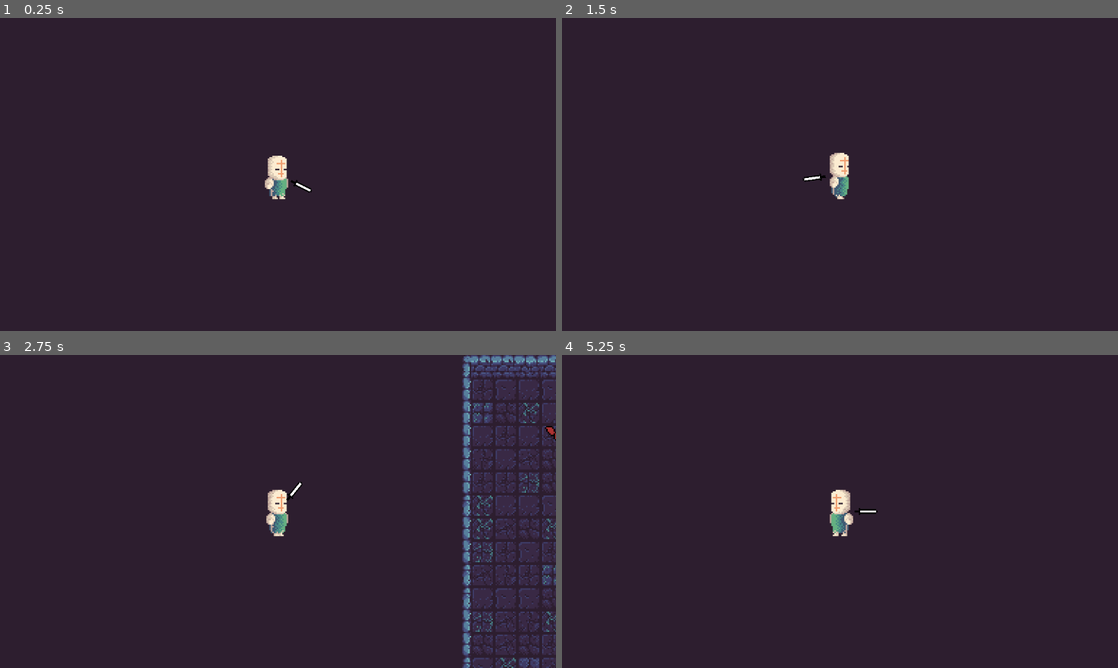
Above: before the commit, frames 1-4 (two rows, left to right).
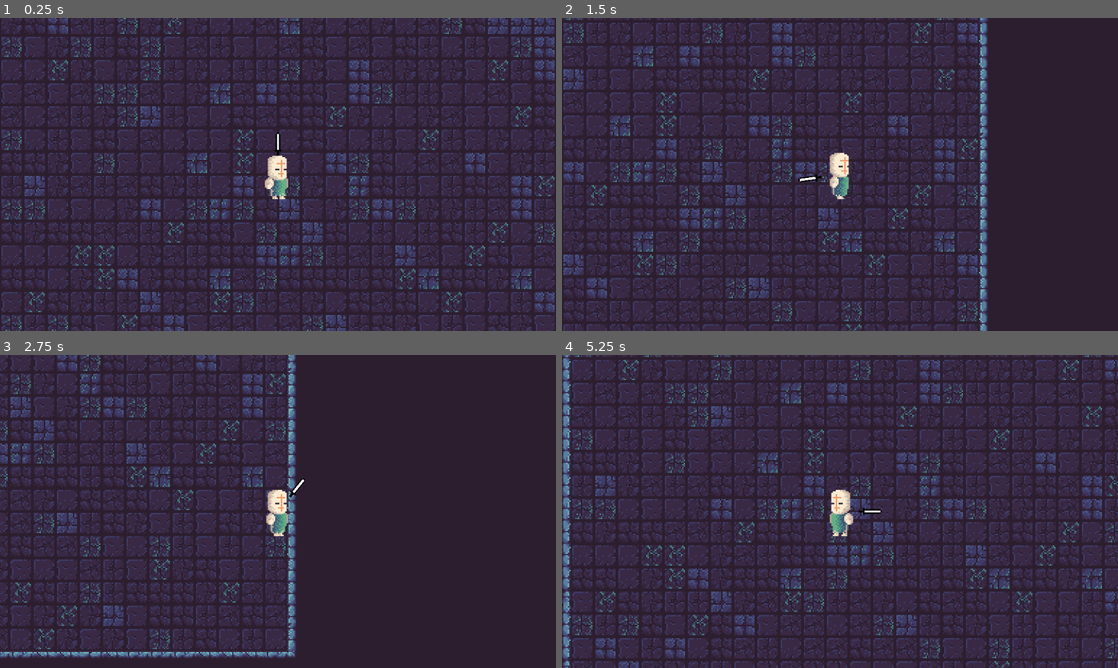
Above: after the commit, the same moments.

Repository: Shiftersout/gp-roguelite
Game: Godot game, scene res://Scenes/main_scene.tscn
Same seed, same stepped clock (60 frames per second), same inputs: the game is played once before the commit and once after it.
Inputs (mouse positions are in pixels of both pictures, inside the frame that each line leads up to):
- Up to frame 1 (0.25 s): no input
- Up to frame 2 (1.5 s): move the mouse to (962, 158) at 0.52 s; hold D (move_right) 0.53-1.28 s; click (962, 158) at 0.6 s; move the mouse to (728, 190) at 1.27 s; hold S (move_down) from 1.28 s (still down); click (728, 190) at 1.35 s
- Up to frame 3 (2.75 s): move the mouse to (333, 442) at 2.02 s; release S (move_down) at 2.03 s; hold D (move_right) from 2.03 s (still down); click (333, 442) at 2.1 s
- Up to frame 4 (5.25 s): move the mouse to (812, 574) at 2.77 s; release D (move_right) at 2.78 s; hold W (move_up) 2.78-3.53 s; click (812, 574) at 2.85 s; move the mouse to (1006, 558) at 3.52 s; hold A (move_left) 3.53-5.03 s; click (1006, 558) at 3.6 s; move the mouse to (673, 464) at 4.27 s; click (673, 464) at 4.35 s; move the mouse to (867, 511) at 5.02 s; hold S (move_down) from 5.03 s (still down); click (867, 511) at 5.1 s

The runs differ from the first frame. In frame 1, 21% of the frame differs, in the area x 0-100%, y 0-100%; in frame 2, 17%; in frame 3, 17%; in frame 4, 22%.

Commit message:
Fixed enemy pathing
-fix to enemy pathing
-changes to player weapon
-changes to collision
-added player spawn

Diff:
--- a/Scenes/Player/player.tscn
+++ b/Scenes/Player/player.tscn
@@ -143,6 +143,7 @@
 }
 
 [node name="Player" type="CharacterBody2D" groups=["player"]]
+collision_mask = 3
 motion_mode = 1
 script = ExtResource("1_hy678")
 
--- a/Scenes/Weapons/sword.tscn
+++ b/Scenes/Weapons/sword.tscn
@@ -100,7 +100,7 @@
 "times": PackedFloat32Array(0),
 "transitions": PackedFloat32Array(1),
 "update": 0,
-"values": [Vector2(6, 0)]
+"values": [Vector2(9, 0)]
 }
 tracks/2/type = "value"
 tracks/2/imported = false
@@ -200,7 +200,7 @@
 "times": PackedFloat32Array(0),
 "transitions": PackedFloat32Array(1),
 "update": 0,
-"values": [Vector2(6, 0)]
+"values": [Vector2(9, 0)]
 }
 tracks/3/type = "value"
 tracks/3/imported = false
@@ -288,7 +288,7 @@
 "times": PackedFloat32Array(0, 0.7),
 "transitions": PackedFloat32Array(0.517632, 1.68179),
 "update": 0,
-"values": [Vector2(6, 0), Vector2(7, -2)]
+"values": [Vector2(9, 0), Vector2(10, -2)]
 }
 tracks/2/type = "value"
 tracks/2/imported = false
@@ -359,7 +359,7 @@
 }
 
 [node name="Sword" type="Node2D"]
-position = Vector2(6, 0)
+position = Vector2(9, 0)
 
 [node name="WeaponNode" type="Node2D" parent="."]
 material = SubResource("ShaderMaterial_mcpan")
--- a/Scenes/debugenemy.tscn
+++ b/Scenes/debugenemy.tscn
@@ -12,8 +12,8 @@
 
 [node name="Enemy_PH" parent="." instance=ExtResource("1_lkh2d")]
 position = Vector2(571, 166)
-room_position = Vector2(240, 144)
-room_size = Vector2(328, 176)
+room_top_left = Vector2(15, 9)
+room_size = Vector2(23, 11)
 
 [node name="TileMapPCG" parent="." instance=ExtResource("2_57i02")]
 layer_0/tile_data = PackedInt32Array(1310758, 65538, 2, 1245222, 131074, 0, 1179686, 131074, 0, 1114150, 131074, 2, 104 …(7039 unchanged characters)…
@@ -23,20 +23,20 @@
 
 [node name="Enemy_PH2" parent="." instance=ExtResource("1_lkh2d")]
 position = Vector2(467, 225)
-room_position = Vector2(240, 144)
-room_size = Vector2(328, 176)
+room_top_left = Vector2(15, 9)
+room_size = Vector2(23, 11)
 
 [node name="Enemy_PH3" parent="." instance=ExtResource("1_lkh2d")]
 position = Vector2(553, 274)
-room_position = Vector2(240, 144)
-room_size = Vector2(328, 176)
+room_top_left = Vector2(15, 9)
+room_size = Vector2(23, 11)
 
 [node name="Enemy_PH4" parent="." instance=ExtResource("1_lkh2d")]
 position = Vector2(345, 205)
-room_position = Vector2(240, 144)
-room_size = Vector2(328, 176)
+room_top_left = Vector2(15, 9)
+room_size = Vector2(23, 11)
 
 [node name="Enemy_PH5" parent="." instance=ExtResource("1_lkh2d")]
 position = Vector2(349, 282)
-room_position = Vector2(240, 144)
-room_size = Vector2(328, 176)
+room_top_left = Vector2(15, 9)
+room_size = Vector2(23, 11)
--- a/Scenes/main_scene.tscn
+++ b/Scenes/main_scene.tscn
@@ -6,10 +6,9 @@
 [node name="MainScene" type="Node2D"]
 
 [node name="Player" parent="." instance=ExtResource("1_tjw47")]
-position = Vector2(193, 140)
+position = Vector2(-127, -3)
 
 [node name="TileMapPCG" parent="." instance=ExtResource("2_vawyb")]
-process_mode = 4
 cell_quadrant_size = 32
 map_w = 110
 map_h = 110
--- a/Scripts/States/Enemy_patrol.gd
+++ b/Scripts/States/Enemy_patrol.gd
@@ -13,7 +13,7 @@
 
 var desired_position : Vector2
 var player : CharacterBody2D
-var room_position : Vector2
+var room_top_left : Vector2
 var room_size : Vector2
 
 func _ready():
@@ -23,12 +23,12 @@
 	#upon entering, randomizes a coordinate in the room to walk to
 	#print_debug("Patrol")
 	sprite.play("chase")
-	room_position = enemy.room_position
+	room_top_left = enemy.room_top_left
 	room_size = enemy.room_size
 
-	var des_x = randf_range(room_position.x, room_position.x + room_size.x)
-	var des_y = randf_range(room_position.y, room_position.y + room_size.y)
-	desired_position = Vector2(des_x, des_y)
+	var des_x = randf_range(room_top_left.x, room_top_left.x + room_size.x)
+	var des_y = randf_range(room_top_left.y, room_top_left.y + room_size.y)
+	desired_position = Vector2(des_x*16, des_y*16)
 	navigation.target_desired_distance = 0.0
 	navigation.target_position = desired_position
 
--- a/Scripts/enemy/enemy.gd
+++ b/Scripts/enemy/enemy.gd
@@ -3,8 +3,8 @@
 #Enemy logic
 
 @export_group("room_info")
-@export var room_position : Vector2
-@export var room_size : Vector2
+@export var room_top_left : Vector2
+@export var room_size: Vector2
 @export var room_index : int
 
 @export_group("status")
--- a/Scripts/pcgbsp.gd
+++ b/Scripts/pcgbsp.gd
@@ -21,6 +21,8 @@
 ## Generate on _ready()
 @export var auto_generate : bool = false
 
+var player : CharacterBody2D
+
 const ROOF = Vector2i(1, 0)
 var terrain_id = tileset_id-2
 
@@ -44,6 +46,7 @@
 
 ## NOTE: change.
 func _ready():
+	player = get_tree().get_first_node_in_group("player")
 	## Working with seeds is not necessary for now.
 	randomize()
 	if auto_generate:
@@ -64,6 +67,7 @@
 
 	if set_special_rooms():
 		create_enemies()
+		spawn_player()
 
 
 ## Fills the entire map with roof tiles.
@@ -364,9 +368,17 @@
 			var random_y = randi_range(32, (rooms[i].h * 16) - 32)
 			o.position = Vector2(random_x, random_y)
 
-			## ta meio zoado mas da pra consertar
-			o.room_position = Vector2(rooms[i].x*16+32, rooms[i].y*16+32)
-			o.room_size = Vector2(rooms[i].w*16-32, rooms[i].h*16-32)
+			o.room_top_left = Vector2(rooms[i].x+2, rooms[i].y+2)
+			o.room_size = Vector2(rooms[i].w-4, rooms[i].h-4)
 			o.room_index = i
-			print_debug(o.room_position)
-			print_debug(o.room_size)
+
+func spawn_player():
+	player.position = Vector2(rooms[spawn_room].center.x*16, rooms[spawn_room].center.y*16)
+
+#func _draw():
+#	draw_set_transform(Vector2(0, 0))
+#	for i in hard_rooms:
+#		draw_rect(Rect2((rooms[i].x+2)*16, (rooms[i].y+2)*16, (rooms[i].w-4)*16, (rooms[i].h-4)*16), Color.RED, false)
+#
+#	for i in normal_rooms:
+#		draw_rect(Rect2((rooms[i].x+2)*16, (rooms[i].y+2)*16, (rooms[i].w-4)*16, (rooms[i].h-4)*16), Color.RED, false)
